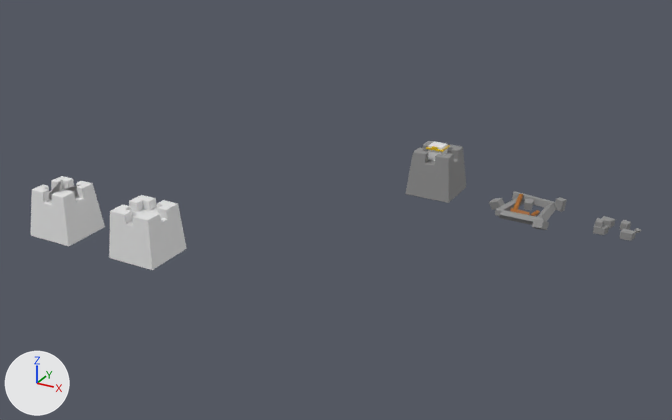
The Blender file Assets/Blender/tower_princess/towers.blend as it was, and as the next commit left it.
The view is the same before and after, from a camera (50 mm lens) standing at (10.1, -34.5, 15.3) and looking at (-5.9, -5.5, 0.8). Every picture has the same lights, and +X, +Y and +Z are marked at lower left.

The first picture shows 'big_rubble', 'big_rubble.001', 'big_rubble.002', 'big_rubble.003', 'small_rubble', 'small_rubble.001', 'small_rubble.002', 'small_rubble.003', 'tower', 'tower_leftover_1', 'tower_leftover_2'.
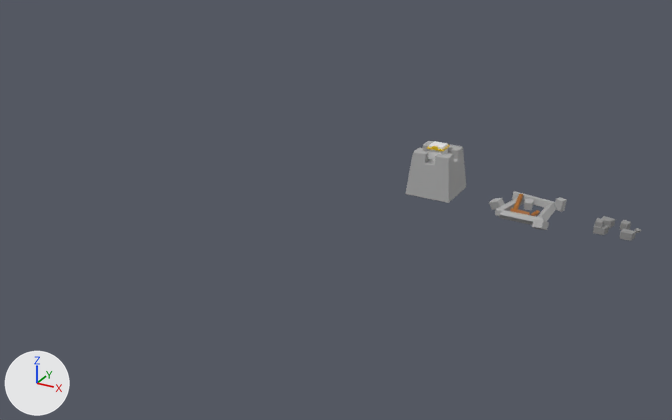
Where the newer file only moved an object's origin or applied its transform, the numbers keep the older frame.

Changed parts and their boxes [x1, y1, x2, y2] in the pictures (672 x 420 px):
'tower_leftover_1', hidden
    before: [109, 195, 187, 270]
'tower_leftover_2', hidden
    before: [31, 176, 105, 246]
'tower', recoloured, surface changed
    both: [405, 141, 466, 203]
'big_rubble.003', recoloured, surface changed
    both: [499, 210, 544, 225]
'big_rubble.001', recoloured, surface changed
    both: [512, 191, 555, 208]
'big_rubble.002', recoloured, surface changed
    both: [537, 202, 556, 222]
'big_rubble', recoloured, surface changed
    both: [495, 198, 524, 216]
'small_rubble', recoloured, surface changed
    both: [532, 219, 549, 230]
'small_rubble.002', recoloured, surface changed
    both: [555, 197, 567, 212]
'small_rubble.003', recoloured, surface changed
    both: [489, 198, 505, 210]
'small_rubble.001', recoloured, surface changed
    both: [524, 198, 534, 210]

The edits, one by one:
Material 'tower_stone_material' (mat_tower_stone_material) changes colour from grey #8e8e8e to grey #aaaaaa; in linear values from (0.27, 0.27, 0.27) to (0.4, 0.4, 0.4).
In material 'tower_stone_material' (mat_tower_stone_material), roughness goes from 0.929 to 0.8.
Object 'tower_leftover_1' (ob_tower_leftover_1) moves from (-10.93, -10.72, 0.0) to (-8.16, 9.71, 0.0).
Object 'tower_leftover_1' (ob_tower_leftover_1) is now hidden.
Object 'tower_leftover_2' (ob_tower_leftover_2) moves from (-14.9, -10.72, 0.0) to (-12.13, 9.71, 0.0).
Object 'tower_leftover_2' (ob_tower_leftover_2) is now hidden.
